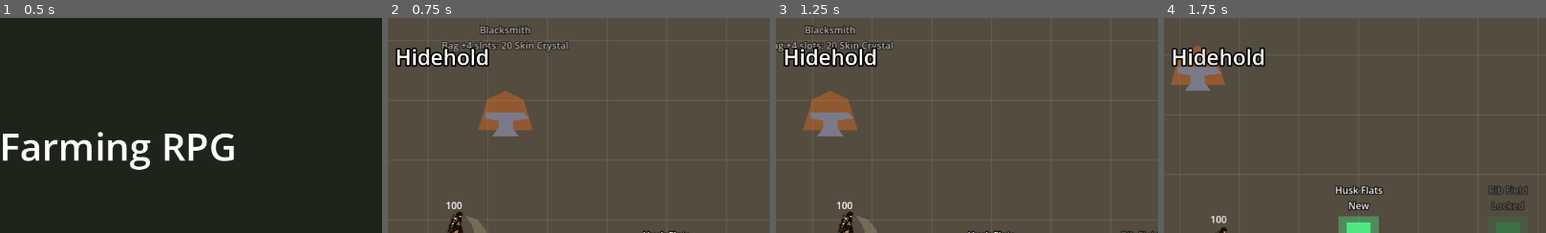
Above: before the commit, frames 1-4 (left to right).
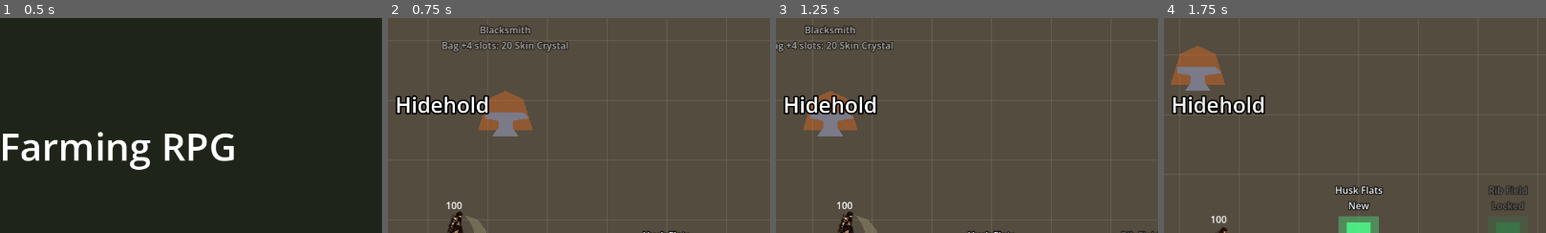
Above: after the commit, the same moments.

Repository: knc219-a11y/second-game
Game: Godot game, scene res://scenes/title.tscn
Same seed, same stepped clock (60 frames per second), same inputs: the game is played once before the commit and once after it.
Inputs:
- Up to frame 1 (0.5 s): no input
- Up to frame 2 (0.75 s): tap Enter (ui_accept) at 0.5 s; hold Right (move_right) from 0.53 s (still down); hold X (attack) from 0.53 s (still down)
- Up to frame 3 (1.25 s): keep holding Right (move_right); keep holding X (attack); tap Enter (ui_accept) at 0.77 s
- Up to frame 4 (1.75 s): release Right (move_right) at 1.28 s; release X (attack) at 1.28 s; hold Down (move_down) from 1.28 s (still down); tap C (interact) at 1.35 s; tap Enter (ui_accept) at 1.52 s
The pictures show only the part of the screen within x 43-93%, y 0-50%; the shares and areas given below are measured in that part.

Frame 1 is identical in both runs. In frame 2, 3.2% of the frame differs, in the area x 2-27%, y 13-45%; in frame 3, 3.2%; in frame 4, 3.2%.

Commit message:
Stage banner sits below the top-left HUD so the Stage 1-1 title no longer covers the crystal count and pet name
Co-Authored-By: Claude Opus 5.5 (1M context) <noreply@anthropic.com>
Claude-Session: https://claude.ai/code/session_01KJn7TLvsEs9WdAjtyYVzSz

Diff:
--- a/scenes/test_map.tscn
+++ b/scenes/test_map.tscn
@@ -297,8 +297,8 @@
 [node name="StageBanner" type="Label" parent="Hud"]
 anchors_preset = 10
 anchor_right = 1.0
-offset_top = 40.0
-offset_bottom = 100.0
+offset_top = 120.0
+offset_bottom = 220.0
 grow_horizontal = 2
 horizontal_alignment = 1
 theme_override_constants/outline_size = 10
